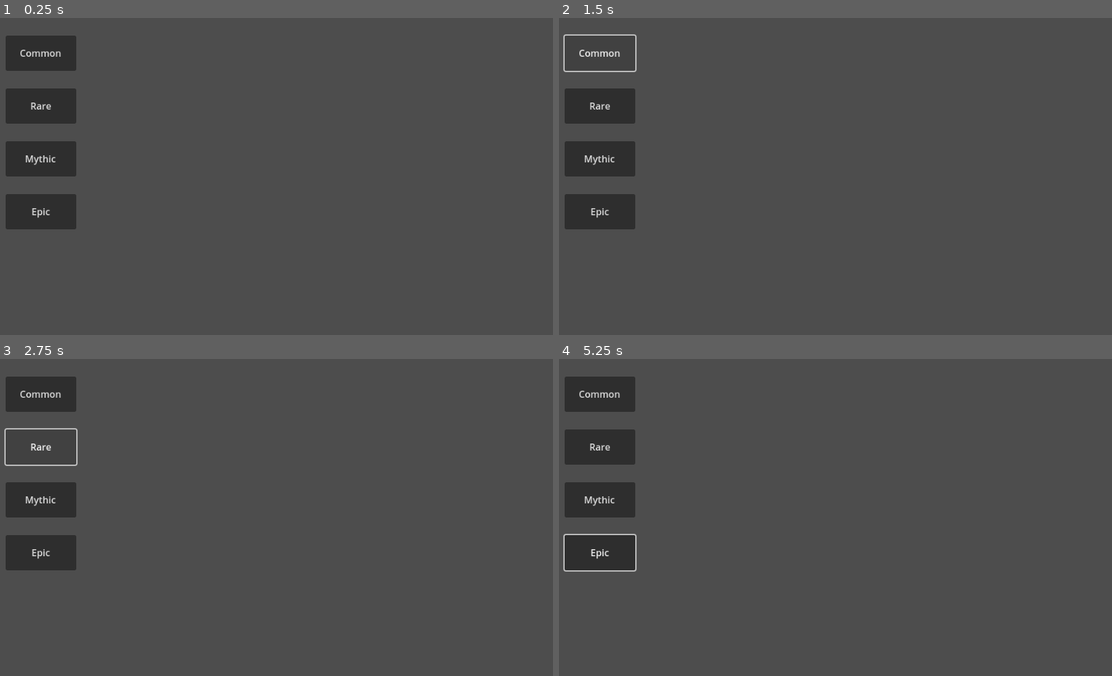
Above: before the commit, frames 1-4 (two rows, left to right).
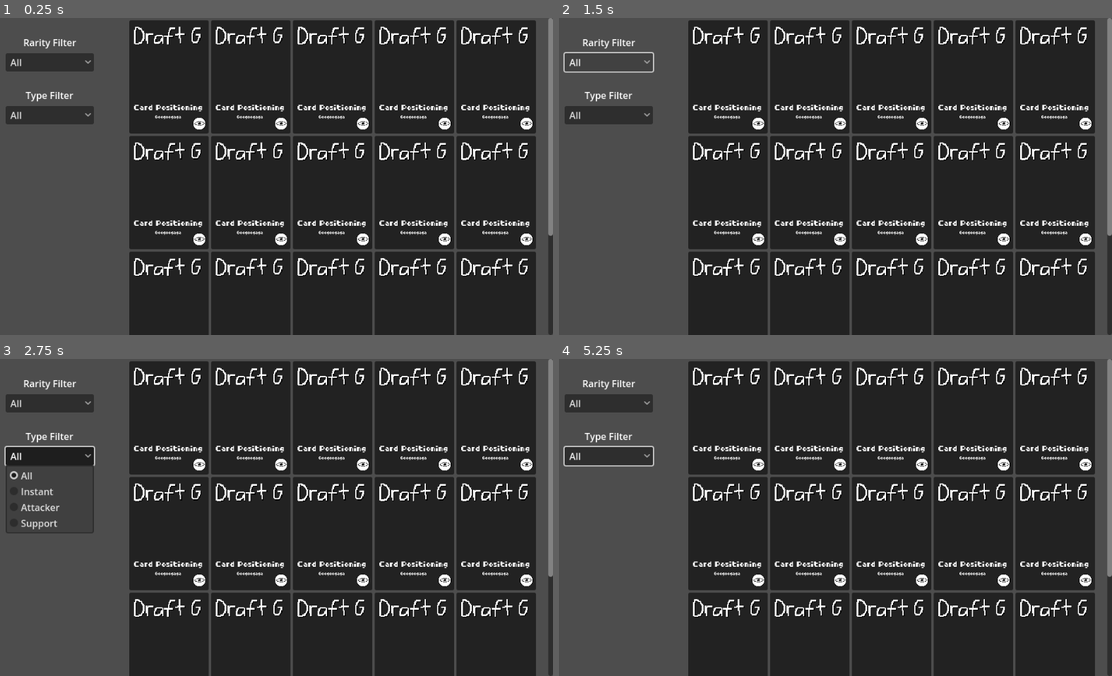
Above: after the commit, the same moments.

Repository: NobleMetalLabs/the-genesis-gambit
Game: Godot game, scene res://scn/menu/SelectPacks.tscn
Same seed, same stepped clock (60 frames per second), same inputs: the game is played once before the commit and once after it. This scene is started directly instead of the project's main scene.
Inputs (mouse positions are in pixels of both pictures, inside the frame that each line leads up to):
- Up to frame 1 (0.25 s): no input
- Up to frame 2 (1.5 s): click (597, 52) at 0.5 s, where only the run before the commit has a clickable "Common"; click (608, 62) at 1.25 s, where only the run after the commit has a clickable "All"
- Up to frame 3 (2.75 s): click (38, 447) at 2 s, where only the run before the commit has a clickable "Rare"
- Up to frame 4 (5.25 s): click (608, 457) at 2.75 s, where only the run after the commit has a clickable "All"; click (597, 498) at 3.5 s, where only the run before the commit has a clickable "Mythic"; click (597, 552) at 4.25 s, where only the run before the commit has a clickable "Epic"; click (730, 419) at 5.02 s

The runs differ from the first frame. In frame 1, 74% of the frame differs, in the area x 1-100%, y 0-100%; in frame 2, 74%; in frame 3, 74%; in frame 4, 75%, in the area x 0-100%, y 0-100%.

Commit message:
Work on pack select menu

Diff:
--- a/ast/ui/BodyLabelSettings.tres
+++ b/ast/ui/BodyLabelSettings.tres
@@ -4,5 +4,5 @@
 
 [resource]
 font = ExtResource("1_2krov")
-font_size = 21
+font_size = 7
 outline_color = Color(0, 0, 0, 0)
--- a/scn/menu/SelectPacks.tscn
+++ b/scn/menu/SelectPacks.tscn
@@ -1,40 +1,151 @@
-[gd_scene load_steps=2 format=3 uid="uid://bjqwh86m7fs6b"]
+[gd_scene load_steps=3 format=3 uid="uid://bjqwh86m7fs6b"]
 
 [ext_resource type="Script" path="res://src/menu/SelectPacks.gd" id="1_cwgrl"]
+[ext_resource type="PackedScene" uid="uid://rihm7nhisdhj" path="res://scn/ui/UIFullPack.tscn" id="2_hfxxx"]
 
 [node name="SelectPacks" type="Node2D"]
 script = ExtResource("1_cwgrl")
 metadata/_edit_lock_ = true
 
-[node name="ButtonCommon" type="Button" parent="."]
+[node name="Label" type="Label" parent="."]
 offset_left = 30.0
 offset_top = 30.0
-offset_right = 150.0
-offset_bottom = 90.0
-text = "Common"
+offset_right = 180.0
+offset_bottom = 60.0
+text = "Rarity Filter"
+horizontal_alignment = 1
 
-[node name="ButtonRare" type="Button" parent="."]
+[node name="RarityFilter" type="OptionButton" parent="."]
+offset_left = 30.0
+offset_top = 60.0
+offset_right = 180.0
+offset_bottom = 91.0
+item_count = 5
+selected = 0
+popup/item_0/text = "All"
+popup/item_0/id = 0
+popup/item_1/text = "Common"
+popup/item_1/id = 1
+popup/item_2/text = "Rare"
+popup/item_2/id = 2
+popup/item_3/text = "Mythic"
+popup/item_3/id = 3
+popup/item_4/text = "Epic"
+popup/item_4/id = 4
+
+[node name="Label2" type="Label" parent="."]
 offset_left = 30.0
 offset_top = 120.0
-offset_right = 150.0
-offset_bottom = 180.0
-text = "Rare"
+offset_right = 180.0
+offset_bottom = 150.0
+text = "Type Filter"
+horizontal_alignment = 1
 
-[node name="ButtonMythic" type="Button" parent="."]
+[node name="TypeFilter" type="OptionButton" parent="."]
 offset_left = 30.0
-offset_top = 210.0
-offset_right = 150.0
-offset_bottom = 270.0
-text = "Mythic"
+offset_top = 150.0
+offset_right = 180.0
+offset_bottom = 181.0
+item_count = 4
+selected = 0
+popup/item_0/text = "All"
+popup/item_0/id = 0
+popup/item_1/text = "Instant"
+popup/item_1/id = 1
+popup/item_2/text = "Attacker"
+popup/item_2/id = 2
+popup/item_3/text = "Support"
+popup/item_3/id = 3
 
-[node name="ButtonEpic" type="Button" parent="."]
-offset_left = 30.0
-offset_top = 300.0
-offset_right = 150.0
-offset_bottom = 360.0
-text = "Epic"
+[node name="ScrollContainer" type="ScrollContainer" parent="."]
+offset_left = 240.0
+offset_right = 960.0
+offset_bottom = 540.0
+metadata/_edit_group_ = true
 
-[connection signal="pressed" from="ButtonCommon" to="." method="show_packs_by_rarity" binds= ["Common"]]
-[connection signal="pressed" from="ButtonRare" to="." method="show_packs_by_rarity" binds= ["Rare"]]
-[connection signal="pressed" from="ButtonMythic" to="." method="show_packs_by_rarity" binds= ["Mythic"]]
-[connection signal="pressed" from="ButtonEpic" to="." method="show_packs_by_rarity" binds= ["Epic"]]
+[node name="GridContainer" type="GridContainer" parent="ScrollContainer"]
+layout_mode = 2
+size_flags_horizontal = 3
+size_flags_vertical = 3
+theme_override_constants/v_separation = -3
+columns = 5
+
+[node name="UIFullPack" parent="ScrollContainer/GridContainer" instance=ExtResource("2_hfxxx")]
+custom_minimum_size = Vector2(135, 200)
+layout_mode = 2
+
+[node name="UIFullPack2" parent="ScrollContainer/GridContainer" instance=ExtResource("2_hfxxx")]
+custom_minimum_size = Vector2(135, 200)
+layout_mode = 2
+
+[node name="UIFullPack3" parent="ScrollContainer/GridContainer" instance=ExtResource("2_hfxxx")]
+custom_minimum_size = Vector2(135, 200)
+layout_mode = 2
+
+[node name="UIFullPack4" parent="ScrollContainer/GridContainer" instance=ExtResource("2_hfxxx")]
+custom_minimum_size = Vector2(135, 200)
+layout_mode = 2
+
+[node name="UIFullPack5" parent="ScrollContainer/GridContainer" instance=ExtResource("2_hfxxx")]
+custom_minimum_size = Vector2(135, 200)
+layout_mode = 2
+
+[node name="UIFullPack6" parent="ScrollContainer/GridContainer" instance=ExtResource("2_hfxxx")]
+custom_minimum_size = Vector2(135, 200)
+layout_mode = 2
+
+[node name="UIFullPack7" parent="ScrollContainer/GridContainer" instance=ExtResource("2_hfxxx")]
+custom_minimum_size = Vector2(135, 200)
+layout_mode = 2
+
+[node name="UIFullPack8" parent="ScrollContainer/GridContainer" instance=ExtResource("2_hfxxx")]
+custom_minimum_size = Vector2(135, 200)
+layout_mode = 2
+
+[node name="UIFullPack9" parent="ScrollContainer/GridContainer" instance=ExtResource("2_hfxxx")]
+custom_minimum_size = Vector2(135, 200)
+layout_mode = 2
+
+[node name="UIFullPack10" parent="ScrollContainer/GridContainer" instance=ExtResource("2_hfxxx")]
+custom_minimum_size = Vector2(135, 200)
+layout_mode = 2
+
+[node name="UIFullPack11" parent="ScrollContainer/GridContainer" instance=ExtResource("2_hfxxx")]
+custom_minimum_size = Vector2(135, 200)
+layout_mode = 2
+
+[node name="UIFullPack12" parent="ScrollContainer/GridContainer" instance=ExtResource("2_hfxxx")]
+custom_minimum_size = Vector2(135, 200)
+layout_mode = 2
+
+[node name="UIFullPack13" parent="ScrollContainer/GridContainer" instance=ExtResource("2_hfxxx")]
+custom_minimum_size = Vector2(135, 200)
+layout_mode = 2
+
+[node name="UIFullPack14" parent="ScrollContainer/GridContainer" instance=ExtResource("2_hfxxx")]
+custom_minimum_size = Vector2(135, 200)
+layout_mode = 2
+
+[node name="UIFullPack15" parent="ScrollContainer/GridContainer" instance=ExtResource("2_hfxxx")]
+custom_minimum_size = Vector2(135, 200)
+layout_mode = 2
+
+[node name="UIFullPack16" parent="ScrollContainer/GridContainer" instance=ExtResource("2_hfxxx")]
+custom_minimum_size = Vector2(135, 200)
+layout_mode = 2
+
+[node name="UIFullPack17" parent="ScrollContainer/GridContainer" instance=ExtResource("2_hfxxx")]
+custom_minimum_size = Vector2(135, 200)
+layout_mode = 2
+
+[node name="UIFullPack18" parent="ScrollContainer/GridContainer" instance=ExtResource("2_hfxxx")]
+custom_minimum_size = Vector2(135, 200)
+layout_mode = 2
+
+[node name="UIFullPack19" parent="ScrollContainer/GridContainer" instance=ExtResource("2_hfxxx")]
+custom_minimum_size = Vector2(135, 200)
+layout_mode = 2
+
+[node name="UIFullPack20" parent="ScrollContainer/GridContainer" instance=ExtResource("2_hfxxx")]
+custom_minimum_size = Vector2(135, 200)
+layout_mode = 2
--- a/scn/ui/UIFullPack.tscn
+++ b/scn/ui/UIFullPack.tscn
@@ -9,10 +9,11 @@
 
 [sub_resource type="LabelSettings" id="LabelSettings_65ulp"]
 font = ExtResource("4_kb103")
-font_size = 39
+font_size = 13
 outline_color = Color(0, 0, 0, 0)
 
 [node name="UIFullPack" type="AspectRatioContainer"]
+custom_minimum_size = Vector2(10, 15)
 anchors_preset = 15
 anchor_right = 1.0
 anchor_bottom = 1.0
